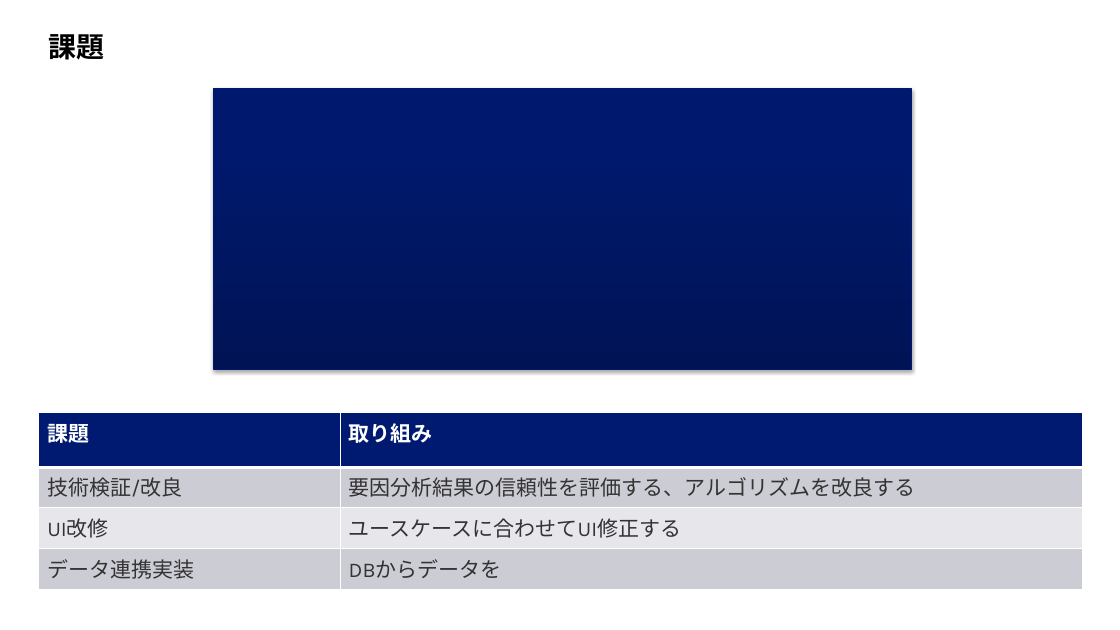
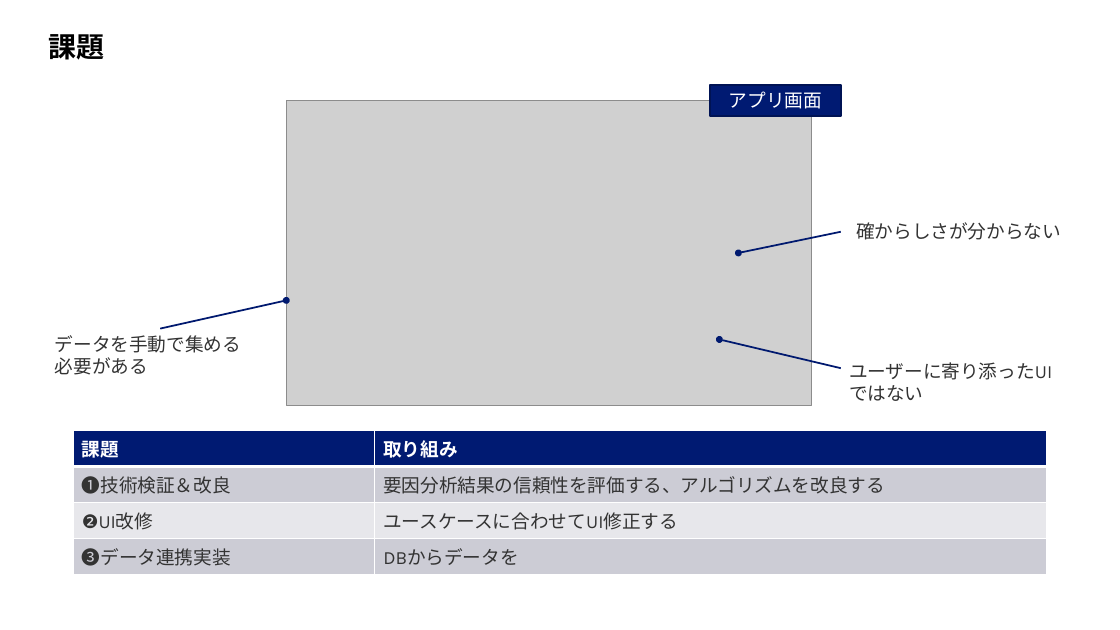
Before and after one commit to okayuuki/taiko, a slide deck: slide 3 of 20240712/開発日程.pptx (slide 2 before the commit). Drawn at 1120x630 pixels with LibreOffice and Linux fonts; fonts in the diff are those of the drawing; grey boxes stand for pictures; background and template pictures are left out. Boxes give left, top, right and bottom in pixels: in the first picture for what was removed or moved away, otherwise in the second. Text is boxed around its words. In the diff, an @@ line names an element or a change of style, - is before the commit and + after.

```diff
--- a/20240712/開発日程.pptx
+++ b/20240712/開発日程.pptx
@@ rectangle removed at box(214, 88, 912, 369) @@
@@ rectangle added at box(710, 85, 841, 116), fill #001A72, outline #001354 2 pt, 16 pt, text #FFFFFF @@
+アプリ画面
@@ picture added at box(287, 100, 812, 405) @@
@@ arrow added from (841, 232) to (739, 253), #00196F 1.5 pt @@
@@ text added at box(856, 222, 1061, 240), 16 pt, text #333333 @@
+確からしさが分からない
@@ arrow added from (160, 329) to (287, 301), #00196F 1.5 pt @@
@@ text added at box(55, 335, 241, 375), 16 pt, text #333333 @@
+データを手動で集める
+必要がある
@@ arrow added from (841, 368) to (719, 339), #00196F 1.5 pt @@
@@ text added at box(849, 362, 1052, 380), 16 pt, text #333333 @@
+ユーザーに寄り添ったUIではない
@@ table at box(74, 431, 1047, 575) @@
-row 2, column 1: 技術検証/改良
+row 2, column 1: ❶技術検証＆改良
-row 3, column 1: UI改修
+row 3, column 1: ❷UI改修
-row 4, column 1: データ連携実装
+row 4, column 1: ❸データ連携実装
@@ size 18 to 16 pt in "課題", "取り組み", "要因分析結果の信頼性を評価する、アルゴリズムを改良する", "ユースケースに合わせてUI修正する" and 1 more places @@
@@ table: place and size @@
-table at box(39, 413, 1083, 590)
+table at box(74, 431, 1047, 575)
```
Also in this commit, not shown: 3 other slides changed, 3 slides added, 2 slides removed, 2 other files.
